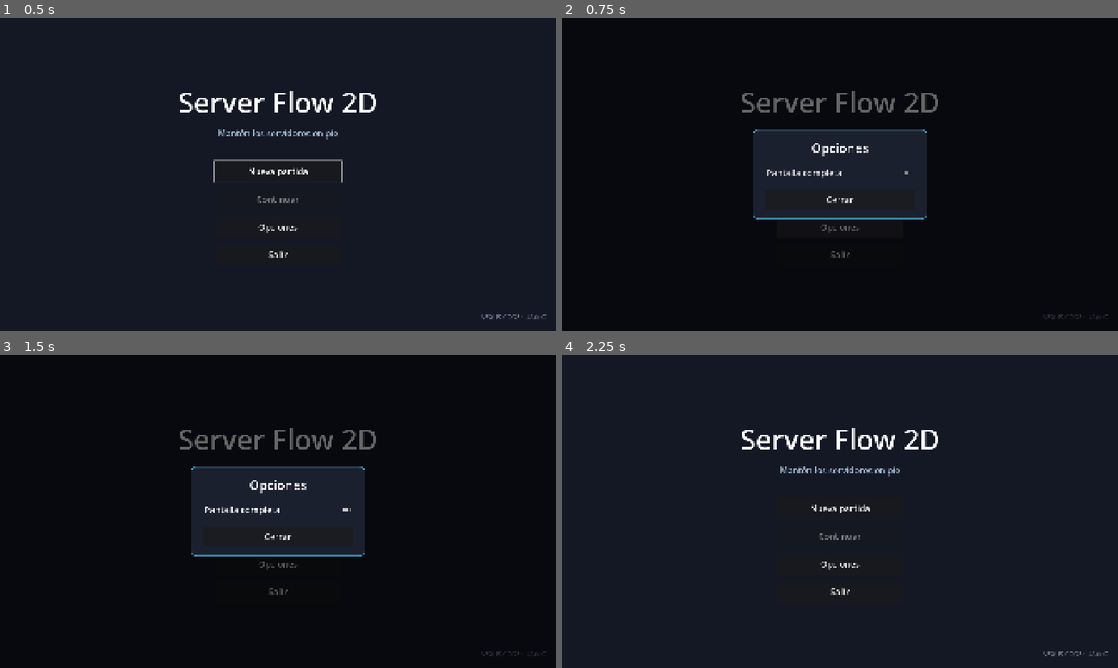
Above: before the commit, frames 1-4 (two rows, left to right).
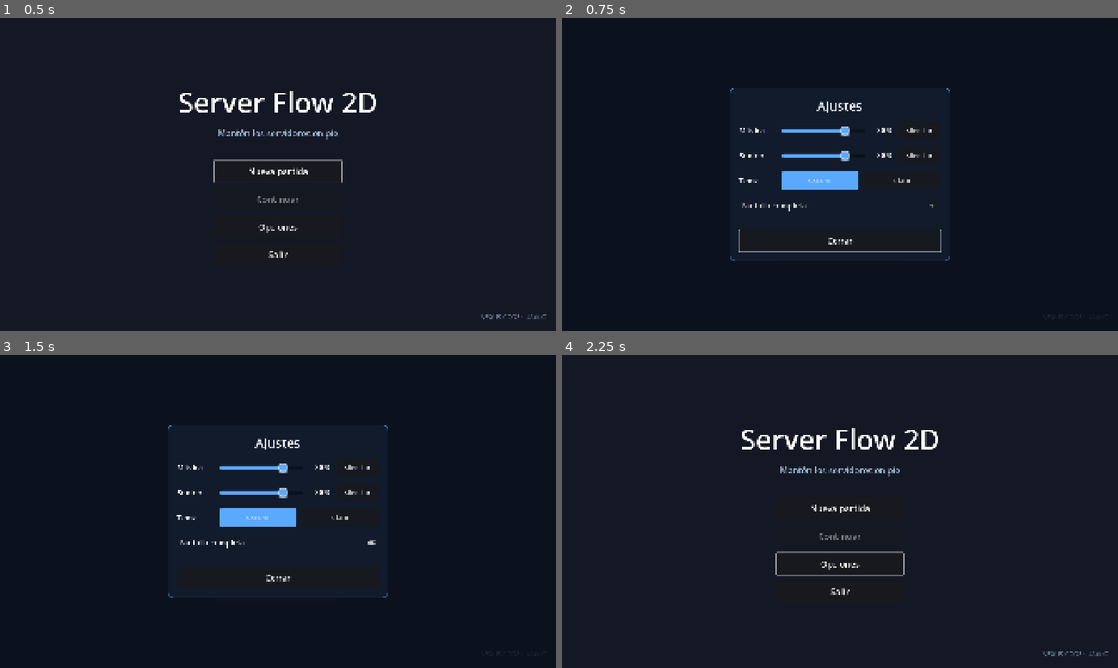
Above: after the commit, the same moments.

Repository: SaidSar/server-flow-2d
Game: Godot game, scene res://scenes/main/main.tscn
Two runs of this game, one before a commit and one after it. Both use one fixed random seed, a clock stepped at 60 frames per second and the inputs below.
Inputs:
- Up to frame 1 (0.5 s): no input
- Up to frame 2 (0.75 s): click "Opciones" at 0.5 s
- Up to frame 3 (1.5 s): click "Pantalla completa" at 1.25 s
- Up to frame 4 (2.25 s): click "Cerrar" at 2 s

Frame 1 is identical in both runs. In frame 2, 11% of the frame differs, in the area x 30-70%, y 22-78%; in frame 3, 11%; in frame 4, 0.3%.

Commit message:
feat: Opciones del título abre el mismo panel de ajustes
El botón Opciones del menú de título ya no tiene un panel propio: abre una
instancia de SettingsMenu con Música, Sonido y Tema. Fuera de una partida no
muestra "Salir", "Regresar" dice "Cerrar" y en PC conserva "Pantalla completa"
(que antes era lo único del panel viejo). Sin settings.cfg carga los valores de
siempre: tema Oscuro y volumen 80 %.

Co-Authored-By: Claude Opus 5.5 <noreply@anthropic.com>

Diff:
--- a/scenes/ui/settings_menu.tscn
+++ b/scenes/ui/settings_menu.tscn
@@ -212,6 +212,14 @@
 text = "Claro"
 metadata/ui_tokens = {"font_pressed_color": "text_on_accent", "font_hover_pressed_color": "text_on_accent"}
 
+[node name="FullscreenCheck" type="CheckButton" parent="Center/Window/Content/MainBox"]
+unique_name_in_owner = true
+visible = false
+custom_minimum_size = Vector2(0, 64)
+layout_mode = 2
+theme_override_font_sizes/font_size = 26
+text = "Pantalla completa"
+
 [node name="Spacer" type="Control" parent="Center/Window/Content/MainBox"]
 custom_minimum_size = Vector2(0, 8)
 layout_mode = 2
--- a/scenes/ui/title_menu.tscn
+++ b/scenes/ui/title_menu.tscn
@@ -1,6 +1,7 @@
 [gd_scene format=3]
 
 [ext_resource type="Script" path="res://scripts/ui/title_menu.gd" id="1_title"]
+[ext_resource type="PackedScene" path="res://scenes/ui/settings_menu.tscn" id="2_settings"]
 
 [sub_resource type="StyleBoxFlat" id="StyleBoxFlat_options"]
 content_margin_left = 40.0
@@ -114,60 +115,9 @@
 horizontal_alignment = 2
 metadata/ui_tokens = {"font_color": "text_footer"}
 
-[node name="OptionsPanel" type="Control" parent="."]
+[node name="OptionsPanel" parent="." instance=ExtResource("2_settings")]
 unique_name_in_owner = true
-visible = false
 layout_mode = 1
-anchors_preset = 15
-anchor_right = 1.0
-anchor_bottom = 1.0
-grow_horizontal = 2
-grow_vertical = 2
-
-[node name="Dimmer" type="ColorRect" parent="OptionsPanel"]
-layout_mode = 1
-anchors_preset = 15
-anchor_right = 1.0
-anchor_bottom = 1.0
-grow_horizontal = 2
-grow_vertical = 2
-color = Color(0, 0, 0, 0.6)
-metadata/ui_tokens = {"color": "scrim_deep"}
-
-[node name="Center" type="CenterContainer" parent="OptionsPanel"]
-layout_mode = 1
-anchors_preset = 15
-anchor_right = 1.0
-anchor_bottom = 1.0
-grow_horizontal = 2
-grow_vertical = 2
-
-[node name="Window" type="PanelContainer" parent="OptionsPanel/Center"]
-custom_minimum_size = Vector2(600, 0)
-layout_mode = 2
-theme_override_styles/panel = SubResource("StyleBoxFlat_options")
-
-[node name="Content" type="VBoxContainer" parent="OptionsPanel/Center/Window"]
-layout_mode = 2
-theme_override_constants/separation = 24
-
-[node name="TitleLabel" type="Label" parent="OptionsPanel/Center/Window/Content"]
-layout_mode = 2
-theme_override_font_sizes/font_size = 44
-text = "Opciones"
-horizontal_alignment = 1
-
-[node name="FullscreenCheck" type="CheckButton" parent="OptionsPanel/Center/Window/Content"]
-unique_name_in_owner = true
-custom_minimum_size = Vector2(0, 64)
-layout_mode = 2
-text = "Pantalla completa"
-
-[node name="CloseOptionsButton" type="Button" parent="OptionsPanel/Center/Window/Content"]
-unique_name_in_owner = true
-custom_minimum_size = Vector2(0, 72)
-layout_mode = 2
-text = "Cerrar"
 
 [node name="QuitConfirmPanel" type="Control" parent="."]
 unique_name_in_owner = true
--- a/scripts/ui/settings_menu.gd
+++ b/scripts/ui/settings_menu.gd
@@ -2,12 +2,16 @@
 extends Control
 ## Panel modal "Ajustes": volumen de música y efectos, Regresar y Salir (con confirmación).
 ## La fila "Tema" (Oscuro/Claro) solo aparece cuando lo abre el dashboard: ver SettingsButton.show_theme_option.
+## El menú de título lo abre fuera de una partida: con Tema, sin "Salir", "Regresar" dice "Cerrar" y en PC
+## agrega "Pantalla completa".
 ## Funciona con el árbol en pausa (process_mode = ALWAYS); quien lo abre pausa y reanuda el juego.
 
 signal closed
 
 const MUTE_TEXT := "Silenciar"
 const UNMUTE_TEXT := "Activar"
+const RETURN_TEXT := "Regresar"
+const CLOSE_TEXT := "Cerrar"
 
 @onready var _window: PanelContainer = %Window
 @onready var _main_box: Control = %MainBox
@@ -21,6 +25,7 @@
 @onready var _theme_row: Control = %ThemeRow
 @onready var _theme_dark_button: Button = %ThemeDarkButton
 @onready var _theme_light_button: Button = %ThemeLightButton
+@onready var _fullscreen_check: CheckButton = %FullscreenCheck
 @onready var _return_button: Button = %ReturnButton
 @onready var _quit_button: Button = %QuitButton
 @onready var _confirm_quit_button: Button = %ConfirmQuitButton
@@ -37,6 +42,7 @@
 	_sfx_mute.toggled.connect(_on_sfx_mute_toggled)
 	_theme_dark_button.pressed.connect(Settings.set_ui_theme.bind(UiTheme.DARK))
 	_theme_light_button.pressed.connect(Settings.set_ui_theme.bind(UiTheme.LIGHT))
+	_fullscreen_check.toggled.connect(_on_fullscreen_toggled)
 	_return_button.pressed.connect(close)
 	_quit_button.pressed.connect(_show_confirm.bind(true))
 	_cancel_quit_button.pressed.connect(_show_confirm.bind(false))
@@ -50,9 +56,15 @@
 		get_viewport().set_input_as_handled()
 
 
-## `show_theme` = mostrar la fila "Tema" (solo desde el dashboard).
-func open(show_theme: bool = false) -> void:
+## `show_theme` = mostrar la fila "Tema". `in_game` = false desde el menú de título (no hay partida que
+## regresar ni de la cual salir).
+func open(show_theme: bool = false, in_game: bool = true) -> void:
 	_theme_row.visible = show_theme
+	_quit_button.visible = in_game
+	_return_button.text = RETURN_TEXT if in_game else CLOSE_TEXT
+	# En Android el juego siempre es pantalla completa.
+	_fullscreen_check.visible = not in_game and OS.get_name() != "Android"
+	_fullscreen_check.set_pressed_no_signal(_is_fullscreen())
 	_sync_from_settings()
 	_show_confirm(false)
 	show()
@@ -161,3 +173,13 @@
 
 func _apply_theme() -> void:
 	_window.add_theme_stylebox_override(&"panel", DashboardColors.panel_style(DashboardColors.PANEL, DashboardColors.ACCENT, 2, 18, 32.0))
+
+
+func _on_fullscreen_toggled(enabled: bool) -> void:
+	var mode := DisplayServer.WINDOW_MODE_FULLSCREEN if enabled else DisplayServer.WINDOW_MODE_WINDOWED
+	DisplayServer.window_set_mode(mode)
+
+
+static func _is_fullscreen() -> bool:
+	var mode := DisplayServer.window_get_mode()
+	return mode == DisplayServer.WINDOW_MODE_FULLSCREEN or mode == DisplayServer.WINDOW_MODE_EXCLUSIVE_FULLSCREEN
--- a/scripts/ui/title_menu.gd
+++ b/scripts/ui/title_menu.gd
@@ -1,14 +1,13 @@
 extends Control
 ## Menú de título: Nueva partida, Continuar, Opciones y Salir.
 ## Salir (botón o "atrás" de Android) pide confirmación antes de cerrar el juego.
+## Opciones abre el mismo panel de ajustes del engranaje (SettingsMenu), fuera de una partida.
 
 @onready var _new_game_button: Button = %NewGameButton
 @onready var _continue_button: Button = %ContinueButton
 @onready var _options_button: Button = %OptionsButton
 @onready var _quit_button: Button = %QuitButton
-@onready var _options_panel: Control = %OptionsPanel
-@onready var _fullscreen_check: CheckButton = %FullscreenCheck
-@onready var _close_options_button: Button = %CloseOptionsButton
+@onready var _options_panel: SettingsMenu = %OptionsPanel
 @onready var _quit_confirm_panel: Control = %QuitConfirmPanel
 @onready var _confirm_quit_button: Button = %ConfirmQuitButton
 @onready var _cancel_quit_button: Button = %CancelQuitButton
@@ -17,18 +16,13 @@
 func _ready() -> void:
 	GameState.end_session()
 	_continue_button.disabled = not SaveSystem.has_save()
-	_options_panel.hide()
 	_quit_confirm_panel.hide()
-	# En Android el juego siempre es pantalla completa.
-	_fullscreen_check.visible = OS.get_name() != "Android"
-	_fullscreen_check.button_pressed = _is_fullscreen()
 
 	_new_game_button.pressed.connect(_on_new_game_pressed)
 	_continue_button.pressed.connect(_on_continue_pressed)
-	_options_button.pressed.connect(_options_panel.show)
+	_options_button.pressed.connect(_options_panel.open.bind(true, false))
+	_options_panel.closed.connect(_options_button.grab_focus)
 	_quit_button.pressed.connect(ask_quit)
-	_fullscreen_check.toggled.connect(_on_fullscreen_toggled)
-	_close_options_button.pressed.connect(_options_panel.hide)
 	_confirm_quit_button.pressed.connect(SceneRouter.quit_game)
 	_cancel_quit_button.pressed.connect(_cancel_quit)
 	_new_game_button.grab_focus()
@@ -51,7 +45,7 @@
 	if _quit_confirm_panel.visible:
 		_cancel_quit()
 	elif _options_panel.visible:
-		_options_panel.hide()
+		_options_panel.close()
 	else:
 		ask_quit()
 
@@ -80,13 +74,3 @@
 		SceneRouter.goto_current_room()
 	else:
 		_continue_button.disabled = true
-
-
-func _on_fullscreen_toggled(enabled: bool) -> void:
-	var mode := DisplayServer.WINDOW_MODE_FULLSCREEN if enabled else DisplayServer.WINDOW_MODE_WINDOWED
-	DisplayServer.window_set_mode(mode)
-
-
-func _is_fullscreen() -> bool:
-	var mode := DisplayServer.window_get_mode()
-	return mode == DisplayServer.WINDOW_MODE_FULLSCREEN or mode == DisplayServer.WINDOW_MODE_EXCLUSIVE_FULLSCREEN
